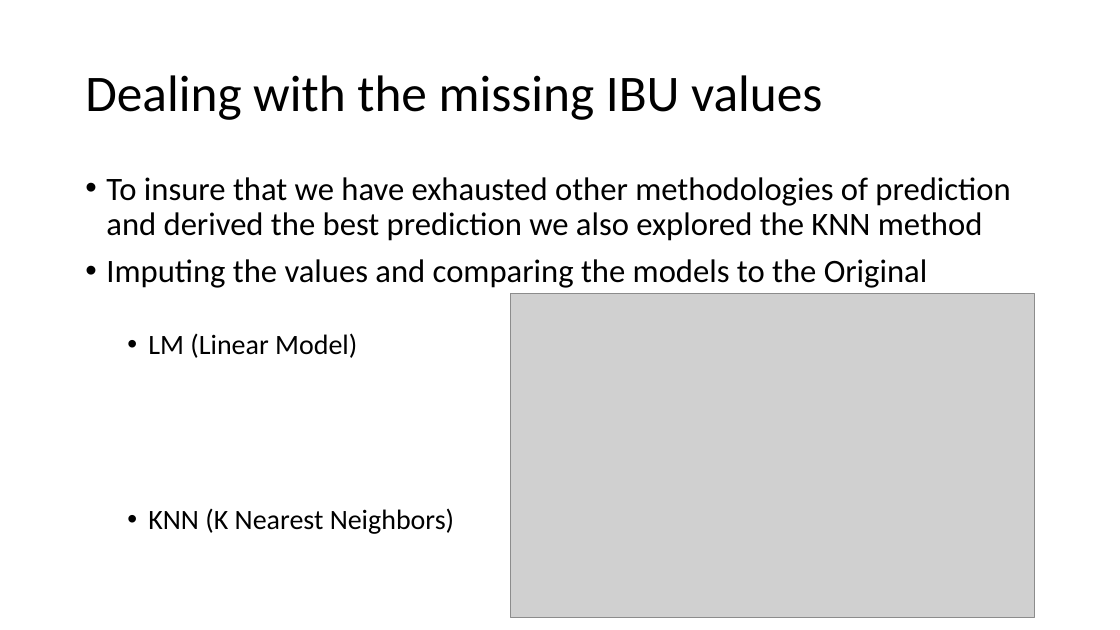
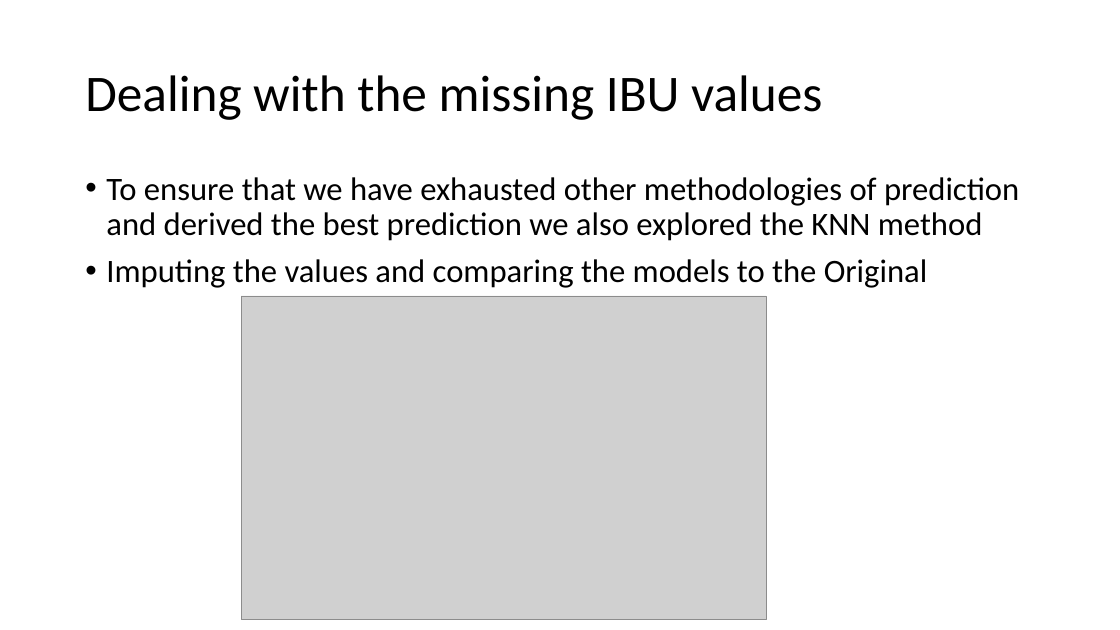
Before and after one commit to Adam-C-DS/DDS_Case_Study_1, a slide deck: slide 8 of EDA Presentation.pptx. Drawn at 1120x630 pixels with LibreOffice and Linux fonts; fonts in the diff are those of the drawing; grey boxes stand for pictures. Boxes give left, top, right and bottom in pixels: in the first picture for what was removed or moved away, otherwise in the second. Text is boxed around its words. In the diff, an @@ line names an element or a change of style, - is before the commit and + after.

```diff
--- a/EDA Presentation.pptx
+++ b/EDA Presentation.pptx
@@ text at (106, 177, 1019, 241): text changed @@
-• To insure that we have exhausted other methodologies of prediction and derived the best prediction we also explored the KNN method
+• To ensure that we have exhausted other methodologies of prediction and derived the best prediction we also explored the KNN method
@@ picture: place and size @@
-picture at (510, 294, 1035, 618)
+picture at (241, 296, 766, 620)
@@ text at (148, 333, 454, 534): paragraphs removed @@
-  • LM (Linear Model)
-  • KNN (K Nearest Neighbors)
```
Also in this commit, not shown: 3 other slides changed.
